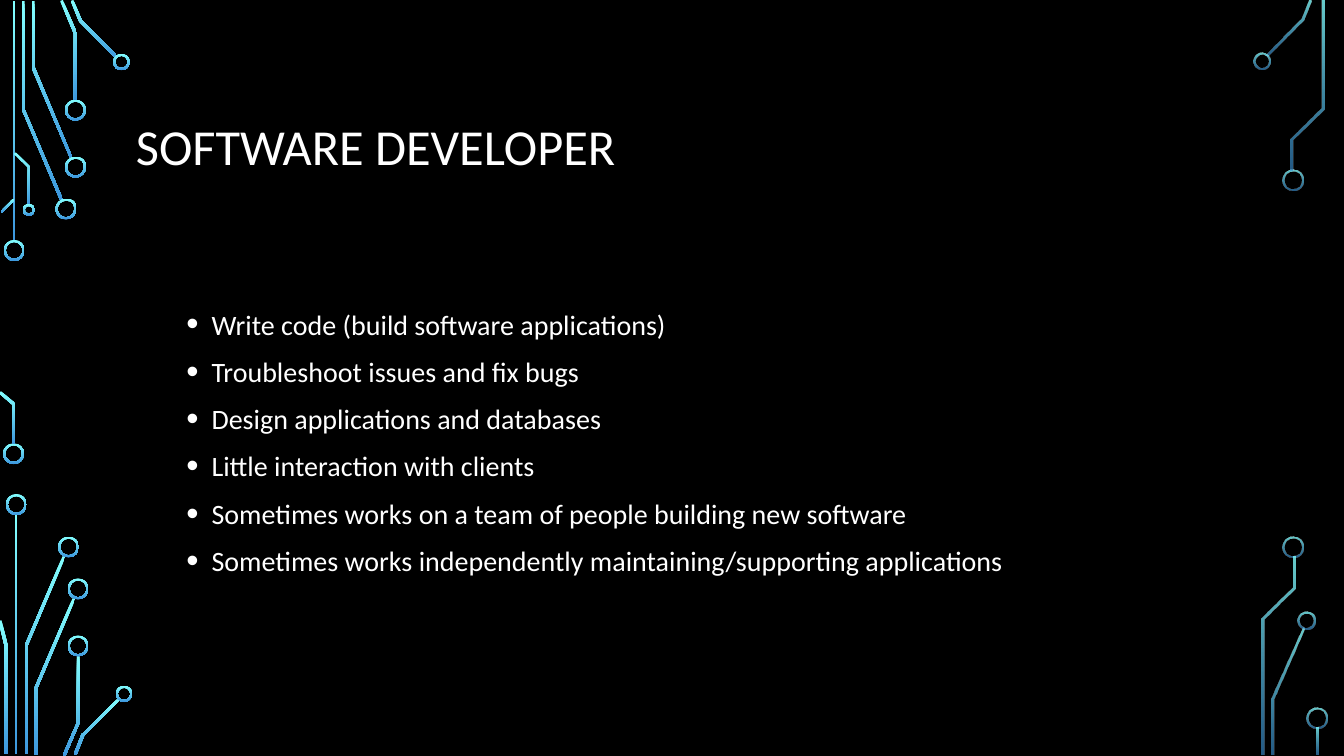
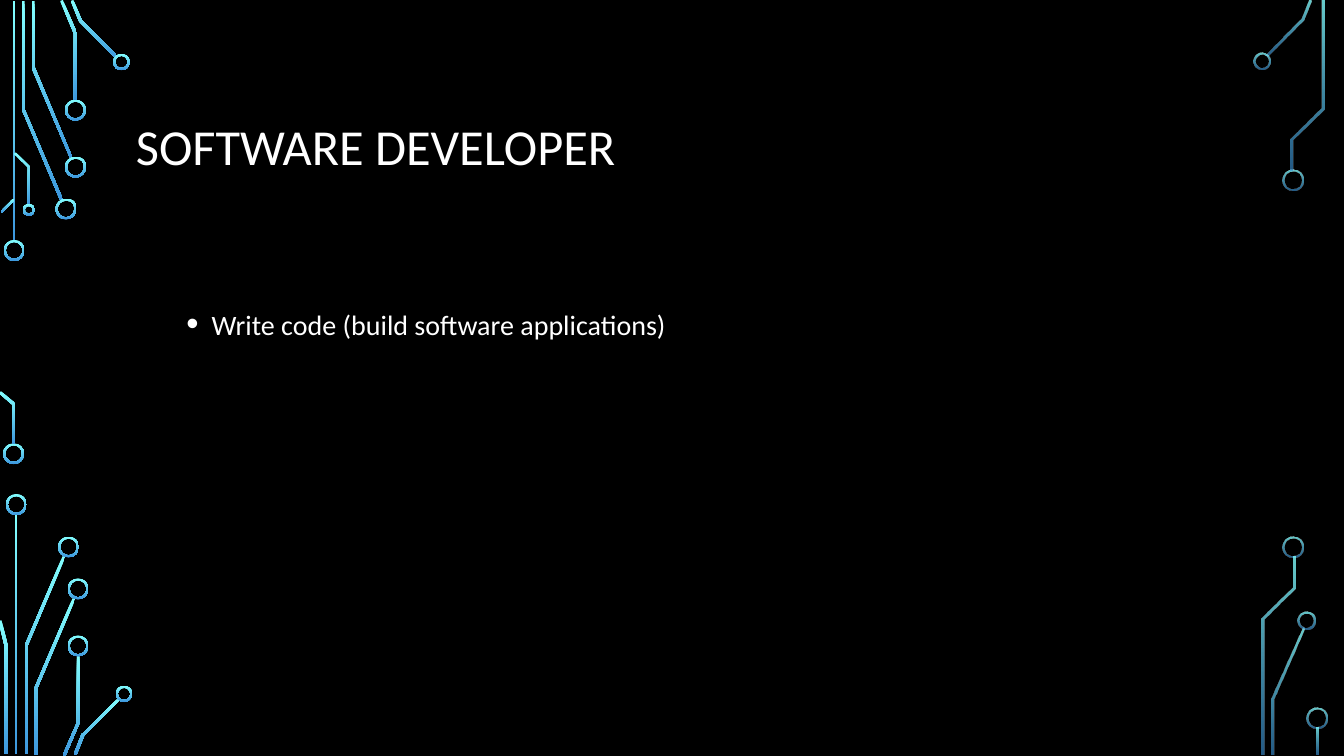
Before and after one commit to daviddcbud/TrainingApp, a slide deck: slide 8 of PowerPointSlids.pptx (slide 4 before the commit). Drawn at 1344x756 pixels with LibreOffice and Linux fonts; fonts in the diff are those of the drawing; background and template pictures are left out. Boxes give left, top, right and bottom in pixels: in the first picture for what was removed or moved away, otherwise in the second. Text is boxed around its words. In the diff, an @@ line names an element or a change of style, - is before the commit and + after.

```diff
--- a/PowerPointSlids.pptx
+++ b/PowerPointSlids.pptx
@@ text at [212,362,1002,576]: paragraphs removed @@
-  • Troubleshoot issues and fix bugs
-  • Design applications and databases
-  • Little interaction with clients
-  • Sometimes works on a team of people building new software
-  • Sometimes works independently maintaining/supporting applications
```
Also in this commit, not shown: 6 other slides changed, 38 slides added, 3 other files.
